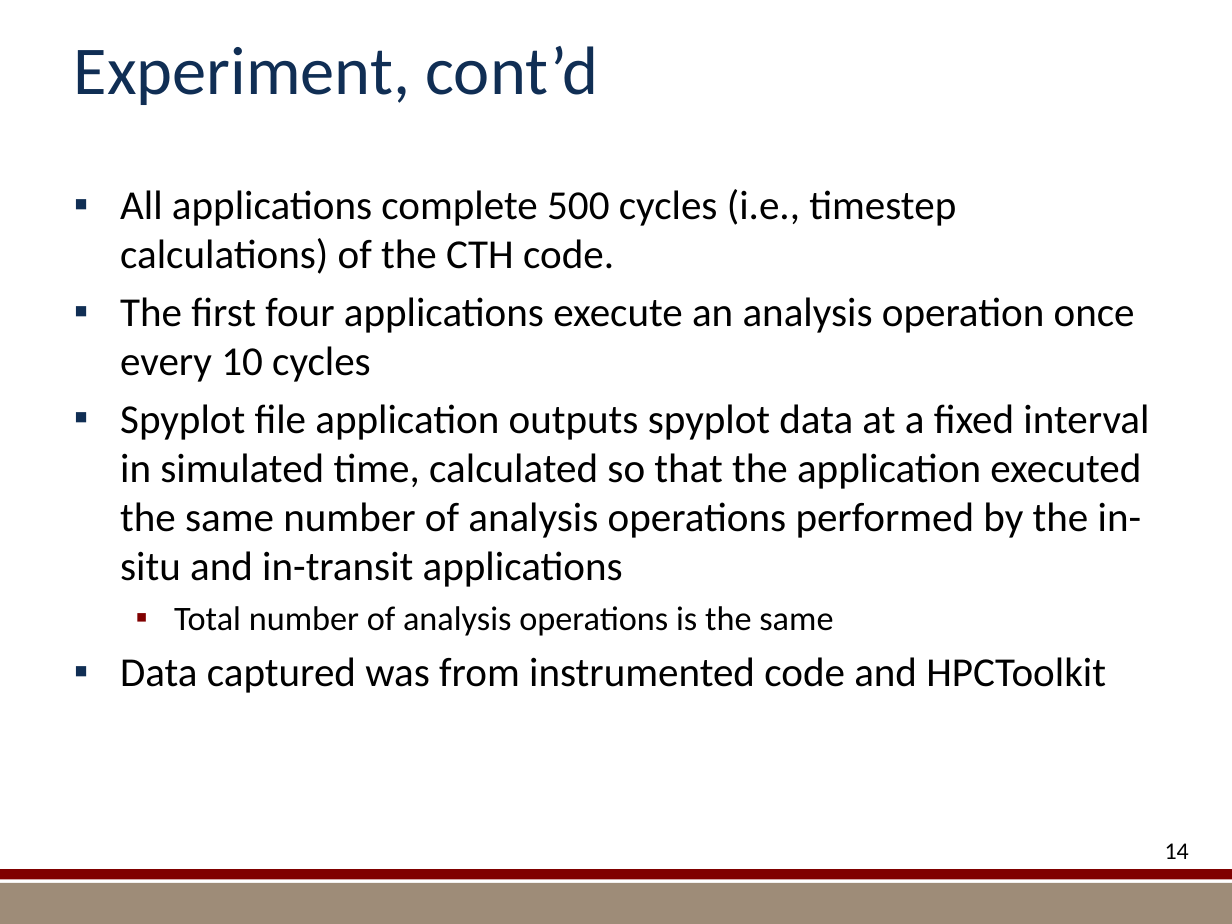
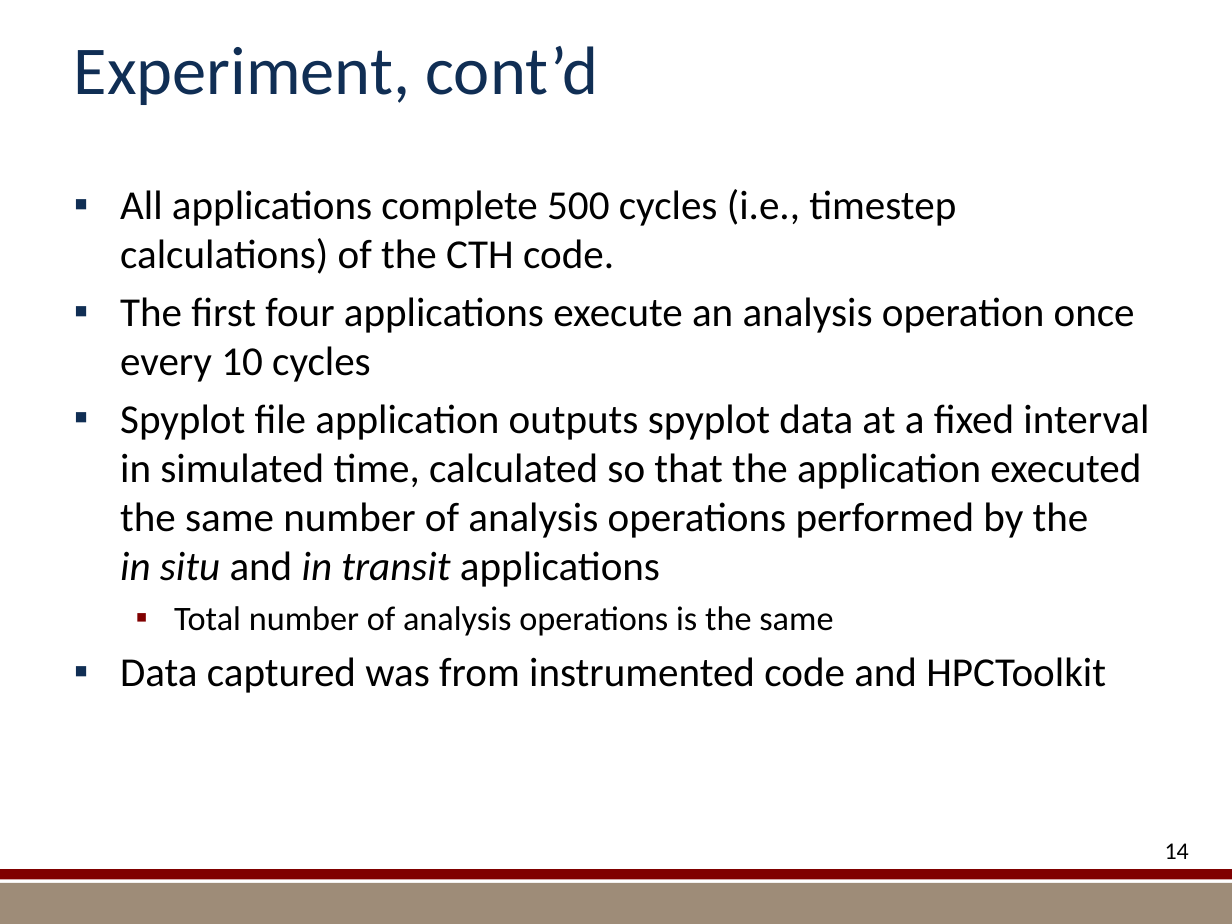
Before and after one commit to kmorel-papers/MilestoneFY13, a slide deck: slide 14 of Summary/SummarySlides.pptx. Drawn at 1232x924 pixels with LibreOffice and Linux fonts; fonts in the diff are those of the drawing; background and template pictures are left out. Boxes give left, top, right and bottom in pixels: in the first picture for what was removed or moved away, otherwise in the second. Text is boxed around its words. In the diff, an @@ line names an element or a change of style, - is before the commit and + after.

Commit message:
Make use of in situ and in transit words consistent.
In all cases they are not hyphenated and italicized.

```diff
--- a/Summary/SummarySlides.pptx
+++ b/Summary/SummarySlides.pptx
@@ text at (x1=120, y1=404, x2=1149, y2=587): text changed @@
-▪ Spyplot file application outputs spyplot data at a fixed interval in simulated time, calculated so that the application executed the same number of analysis operations performed by the in-situ and in-transit applications
+▪ Spyplot file application outputs spyplot data at a fixed interval in simulated time, calculated so that the application executed the same number of analysis operations performed by the in situ and in transit applications
```
Also in this commit, not shown: 12 other slides changed.
